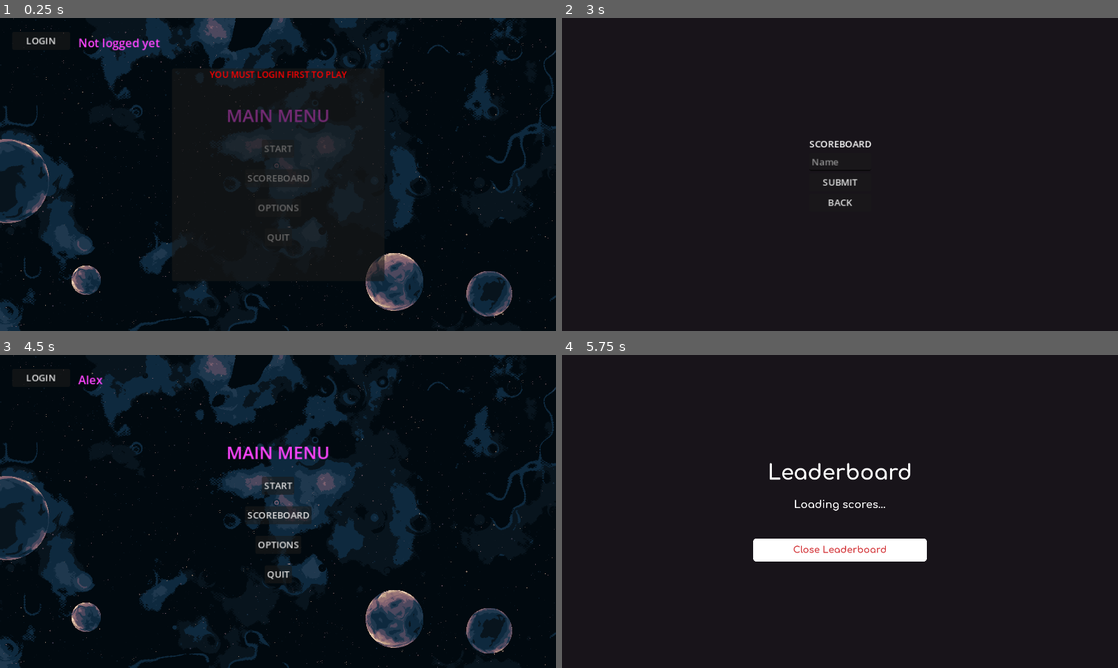
Above: before the commit, frames 1-4 (two rows, left to right).
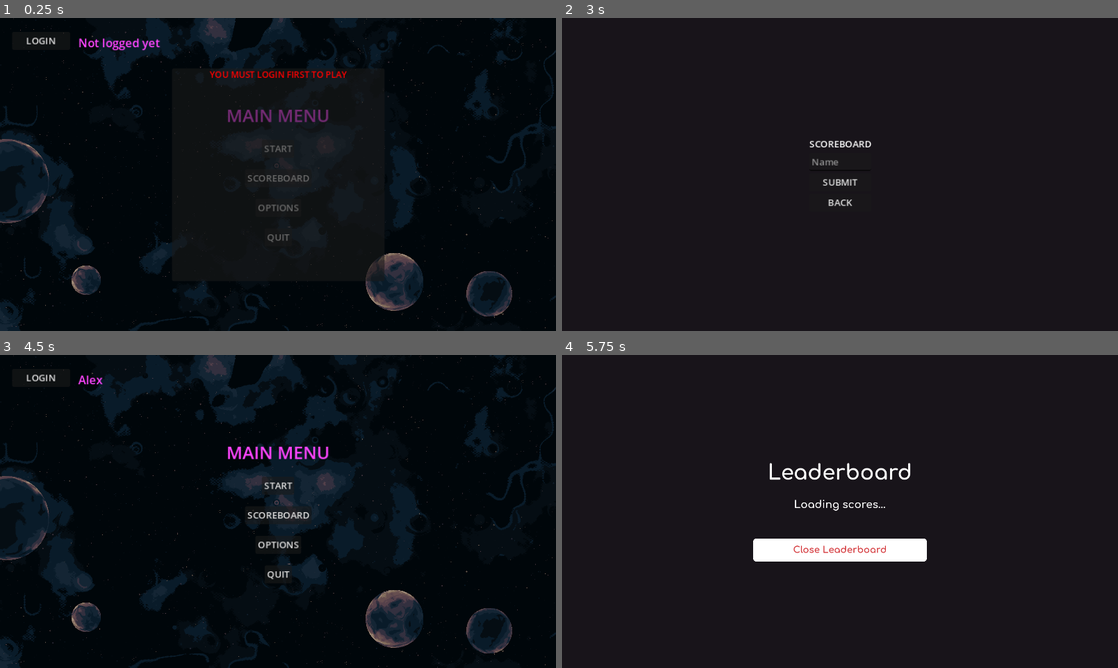
Above: after the commit, the same moments.

Repository: GabrielAlvarez-IESn1/TFG_Godot
Game: Godot game, scene res://Scenes/MainMenu.tscn
Two runs of this game, one before a commit and one after it. Both use one fixed random seed, a clock stepped at 60 frames per second and the inputs below. The engine's default icon, where the game draws it, is replaced by a stand-in: a white triangle on a blue panel in a dark square.
Inputs (mouse positions are in pixels of both pictures, inside the frame that each line leads up to):
- Up to frame 1 (0.25 s): no input
- Up to frame 2 (3 s): click "START" at 0.5 s; click "START" at 1.25 s; click "SCOREBOARD" at 2 s; click "LOGIN" at 2.75 s
- Up to frame 3 (4.5 s): click (278, 498) at 3.52 s; type "Alex" at 3.6 s; click "SUBMIT" at 4.25 s
- Up to frame 4 (5.75 s): click "SCOREBOARD" at 5 s

The runs differ from the first frame. In frame 1, 3.1% of the frame differs, in the area x 0-100%, y 0-100%; in frame 2, nothing differs; in frame 3, 4.6%; in frame 4, nothing differs.

Commit message:
Added the rest of the bgs

Diff:
--- a/Prefabs/Player.tscn
+++ b/Prefabs/Player.tscn
@@ -522,7 +522,7 @@
 sprite_frames = SubResource("SpriteFrames_0y456")
 animation = &"Spawn"
 autoplay = "Idle"
-frame = 13
+frame = 11
 
 [node name="CollisionShape2D" type="CollisionShape2D" parent="." groups=["Player"]]
 visible = false
--- a/Scenes/MainMenu.tscn
+++ b/Scenes/MainMenu.tscn
@@ -13,6 +13,7 @@
 script = ExtResource("1_41xrh")
 
 [node name="TextureRect" type="TextureRect" parent="."]
+modulate = Color(0.666667, 0.666667, 0.666667, 1)
 layout_mode = 0
 offset_right = 960.0
 offset_bottom = 540.0
--- a/Scenes/OptionsMenu.tscn
+++ b/Scenes/OptionsMenu.tscn
@@ -1,6 +1,7 @@
-[gd_scene load_steps=2 format=3 uid="uid://dncmr53b61gsd"]
+[gd_scene load_steps=3 format=3 uid="uid://dncmr53b61gsd"]
 
 [ext_resource type="Script" path="res://Scripts/OptionsMenu.gd" id="1_itfsy"]
+[ext_resource type="Texture2D" uid="uid://cp5arcx8bfd7g" path="res://Assets/Sprites/space_background.png" id="2_grpdt"]
 
 [node name="OptionsMenu" type="Control"]
 process_mode = 3
@@ -13,6 +14,13 @@
 size_flags_horizontal = 4
 size_flags_vertical = 4
 script = ExtResource("1_itfsy")
+
+[node name="TextureRect" type="TextureRect" parent="."]
+modulate = Color(0.666667, 0.666667, 0.666667, 1)
+offset_right = 960.0
+offset_bottom = 540.0
+texture = ExtResource("2_grpdt")
+expand_mode = 3
 
 [node name="VBoxContainer" type="VBoxContainer" parent="."]
 layout_mode = 1
Not shown, changed: Addons/silent_wolf/Scores/Leaderboard.tscn
